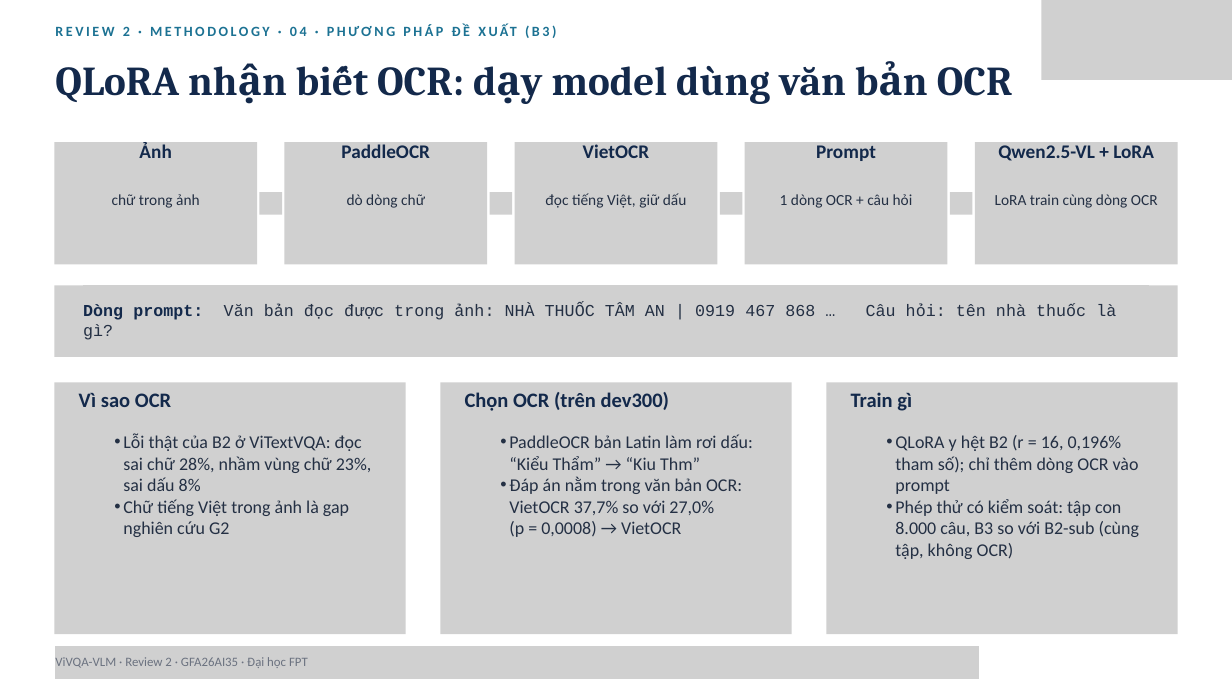
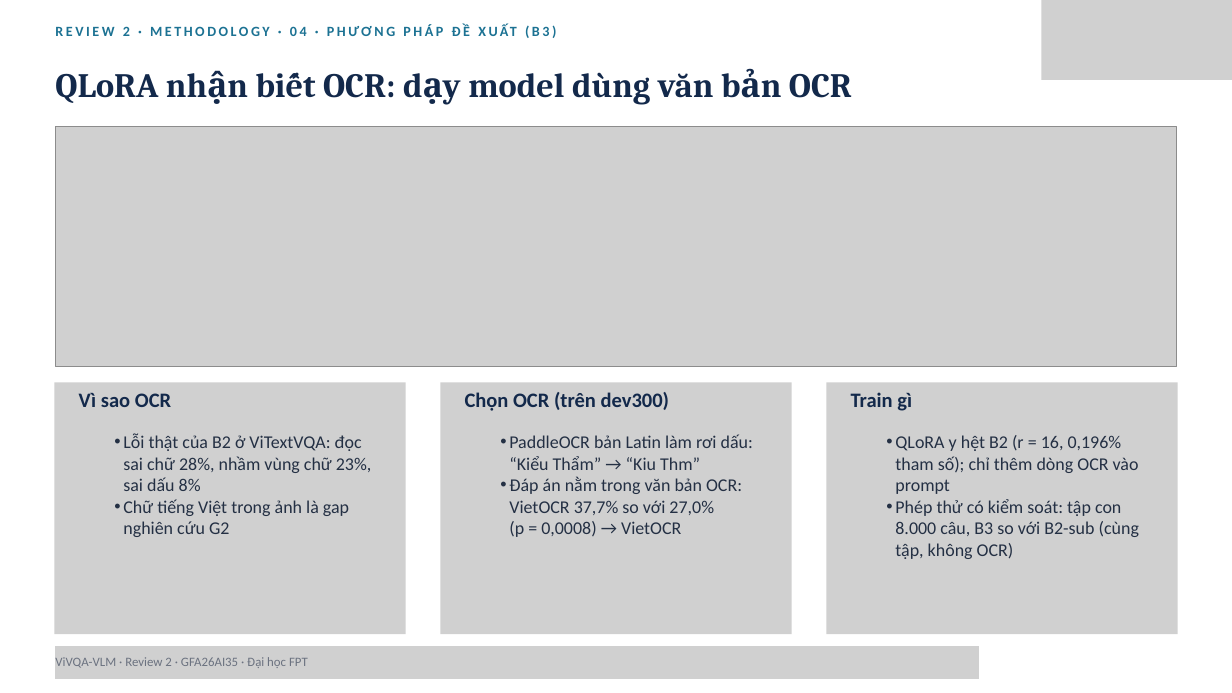
Before and after one commit to PLHGNAOH/ViVQA-VLM, a slide deck: slide 23 of docs/04_slides/cumulative/ViVQA-VLM_Review1-2_KLTN.pptx. Drawn at 1232x693 pixels with LibreOffice and Linux fonts; fonts in the diff are those of the drawing; grey boxes stand for pictures. Boxes give left, top, right and bottom in pixels: in the first picture for what was removed or moved away, otherwise in the second. Text is boxed around its words. In the diff, an @@ line names an element or a change of style, - is before the commit and + after.

Commit message:
Review 2 deck (27/10 pm): B1 step on roadmap, readable B2 error chart, B3 pipeline on real sample train_48788 (invented prompt example removed)

```diff
--- a/docs/04_slides/cumulative/ViVQA-VLM_Review1-2_KLTN.pptx
+++ b/docs/04_slides/cumulative/ViVQA-VLM_Review1-2_KLTN.pptx
@@ text "QLoRA nhận biết OCR: dạy ..." at bbox=[55, 72, 852, 104]: size 48 to 40 pt @@
@@ picture removed at bbox=[54, 142, 257, 265] @@
@@ picture added at bbox=[55, 126, 1177, 367] @@
@@ text removed at bbox=[139, 142, 171, 158] @@
-Ảnh
@@ picture removed at bbox=[285, 142, 487, 265] @@
@@ text removed at bbox=[341, 144, 430, 158] @@
-PaddleOCR
@@ picture removed at bbox=[514, 142, 717, 265] @@
@@ text removed at bbox=[583, 144, 649, 158] @@
-VietOCR
@@ picture removed at bbox=[745, 142, 947, 265] @@
@@ text removed at bbox=[816, 145, 876, 161] @@
-Prompt
@@ picture removed at bbox=[975, 142, 1178, 265] @@
@@ text removed at bbox=[998, 145, 1154, 161] @@
-Qwen2.5-VL + LoRA
@@ text removed at bbox=[112, 194, 200, 208] @@
-chữ trong ảnh
@@ picture removed at bbox=[259, 192, 282, 215] @@
@@ text removed at bbox=[347, 194, 425, 208] @@
-dò dòng chữ
@@ picture removed at bbox=[490, 192, 513, 215] @@
@@ text removed at bbox=[545, 193, 687, 208] @@
-đọc tiếng Việt, giữ dấu
@@ picture removed at bbox=[719, 192, 742, 215] @@
@@ text removed at bbox=[780, 194, 913, 208] @@
-1 dòng OCR + câu hỏi
@@ picture removed at bbox=[950, 192, 973, 215] @@
@@ text removed at bbox=[995, 194, 1158, 208] @@
-LoRA train cùng dòng OCR
@@ picture removed at bbox=[54, 285, 1178, 357] @@
@@ picture removed at bbox=[83, 286, 1149, 355] @@
@@ picture removed at bbox=[83, 286, 1149, 355] @@
@@ picture removed at bbox=[83, 285, 1149, 355] @@
@@ picture removed at bbox=[83, 285, 1149, 356] @@
@@ text removed at bbox=[83, 304, 1116, 320] @@
-Dòng prompt: Văn bản đọc được trong ảnh: NHÀ THUỐC TÂM AN | 0919 467 868 … Câu hỏi: tên nhà thuốc là gì?
```
Also in this commit, not shown: 2 other slides changed, 3 other files.
